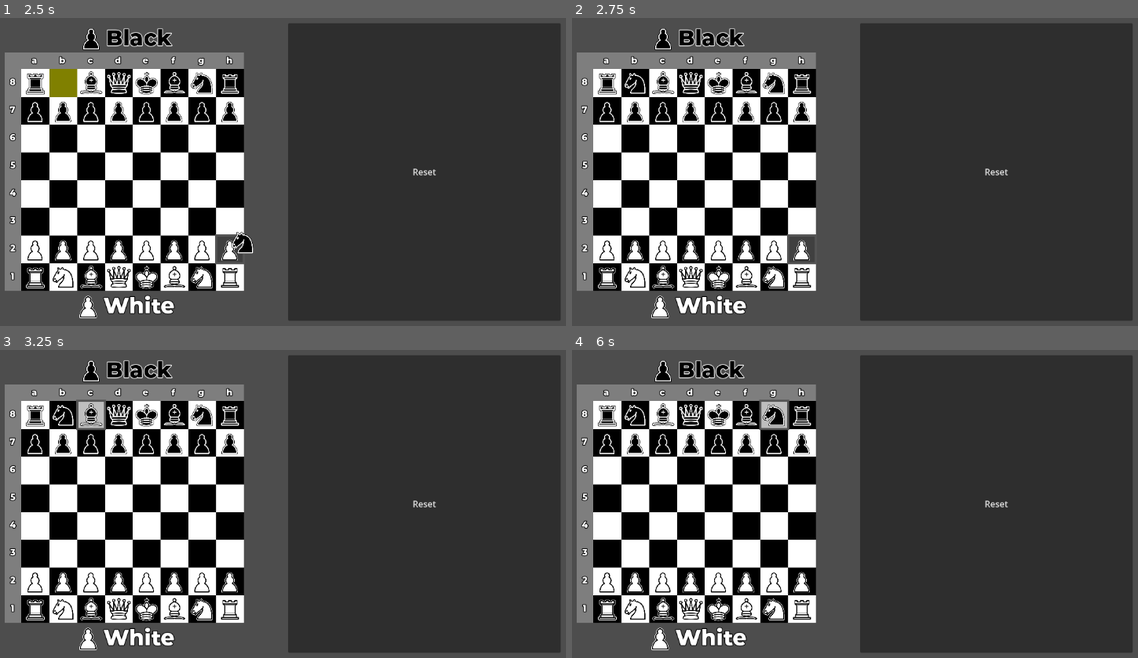
Above: before the commit, frames 1-4 (two rows, left to right).
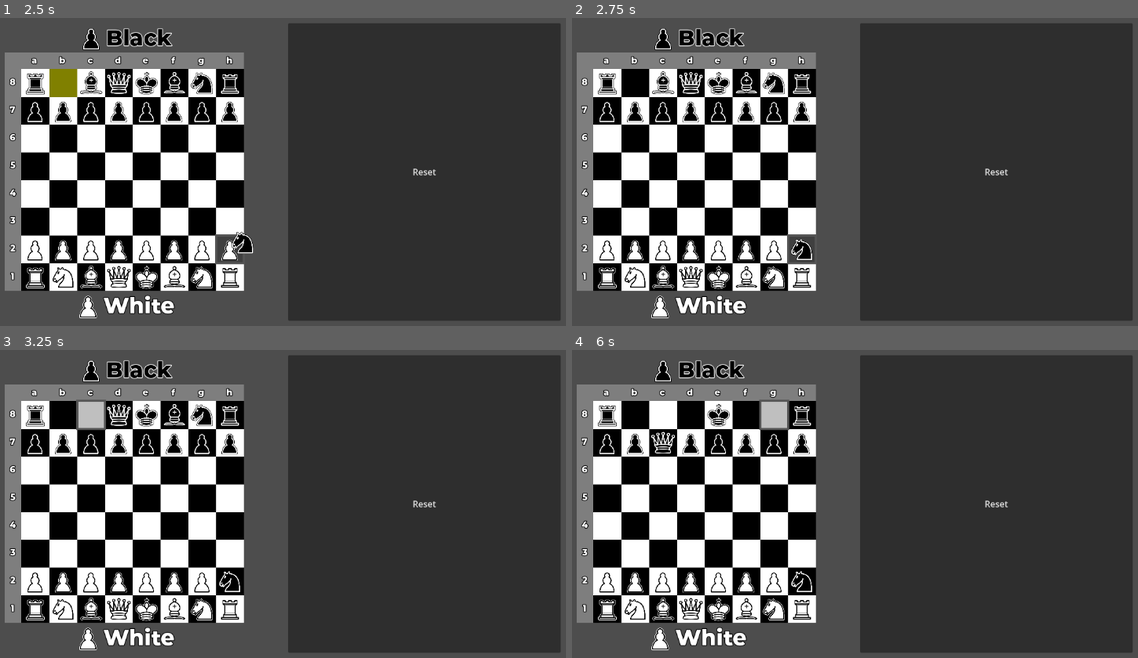
Above: after the commit, the same moments.

Repository: libardia/godot-dumb-chess
Game: Godot game, scene res://scenes/main/main.tscn
The game is run twice, just before and just after one commit, with the same random seed, the same clock (stepped at 60 frames per second) and the same inputs.
Inputs (mouse positions are in pixels of both pictures, inside the frame that each line leads up to):
- Up to frame 1 (2.5 s): tap Enter at 0.5 s; drag from (33, 82) to (339, 95) at 0.52 s; click "Reset" at 1.25 s; drag from (62, 82) to (243, 242) at 2.02 s
- Up to frame 2 (2.75 s): no input
- Up to frame 3 (3.25 s): move the mouse to (90, 414) at 2.77 s; click (90, 414) at 2.85 s
- Up to frame 4 (6 s): drag from (690, 414) to (656, 451) at 3.52 s; drag from (719, 414) to (877, 504) at 4.27 s; drag from (747, 414) to (753, 414) at 5.02 s; move the mouse to (775, 414) at 5.77 s; click (775, 414) at 5.85 s

Frame 1 is identical in both runs. In frame 2, 0.3% of the frame differs, in the area x 9-43%, y 17-79%; in frame 3, 0.4%; in frame 4, 1.0%.
Error after the commit: Invalid assignment of property or key 'ever_moved' with value of type 'bool' on a base object of type 'Nil'. (res://obj/board/board.gd:54)

Commit message:
piece legality works (probably) but movement logic is changing

Diff:
--- a/global/move_lawyer.gd
+++ b/global/move_lawyer.gd
@@ -1,4 +1,25 @@
 extends Node
+
+
+# Directions (in rank-file coords)
+const D_U := Vector2i(1, 0)
+const D_D := Vector2i(-1, 0)
+const D_L := Vector2i(0, -1)
+const D_R := Vector2i(0, 1)
+const D_UL := Vector2i(-1, 1)
+const D_UR := Vector2i(1, 1)
+const D_DL := Vector2i(-1, -1)
+const D_DR := Vector2i(-1, 1)
+const D_ALL: Array[Vector2i] = [
+    D_U, D_D, D_L, D_R,
+    D_UL, D_UR, D_DL, D_DR,
+]
+
+# Knight offsets
+const K_OFF: Array[Vector2i] = [
+    Vector2i(1, 2), Vector2i(1, -2), Vector2i(-1, 2), Vector2i(-1, -2),
+    Vector2i(2, 1), Vector2i(2, -1), Vector2i(-2, 1), Vector2i(-2, -1),
+]
 
 
 func move_is_legal(from: Board.Coord, to: Board.Coord) -> bool:
@@ -7,106 +28,140 @@
     var fp := fsq.held
     var tsq := b.square_at_coord(to)
     var tp := tsq.held
+    var _log_illegal := func(msg: String) -> void:
+        print("%s %s -> %s: %s" % [
+            Piece.Type.keys()[fp.type],
+            Board.Coord.keys()[from],
+            Board.Coord.keys()[to],
+            msg,
+        ])
 
-    # no piece to move
-    if not fp: return false
-    # not that color's turn
-    if fp.color != Globals.current_turn: return false
-    # can't capture own color
-    if fp.color == tp.color: return false
+    if from == to:
+        _log_illegal.call("No move")
+        return false
+    if not fp:
+        _log_illegal.call("No piece to move")
+        return false
+    if fp.color != Globals.current_turn:
+        _log_illegal.call("Not that color's turn")
+        return false
+    if tp and fp.color == tp.color:
+        _log_illegal.call("Can't capture same color")
+        return false
+    if not to in reachable_coords(fp):
+        _log_illegal.call("Not reachable by movement rules")
+        return false
 
     return true
 
 
-func reachable_squares(piece: Piece) -> Array[Square]:
-    var b := Globals.board
+func reachable_coords(piece: Piece) -> Array[Board.Coord]:
+    var board := Globals.board
     var coords: Array[Vector2i]
     match piece.type:
         Piece.Type.KING:
-            coords = _king_reachable_coords(piece)
+            coords = _king_reachable_coords(board, piece)
         Piece.Type.QUEEN:
-            coords = _queen_reachable_coords(piece)
+            coords = _queen_reachable_coords(board, piece)
         Piece.Type.BISHOP:
-            coords = _bishop_reachable_coords(piece)
+            coords = _bishop_reachable_coords(board, piece)
         Piece.Type.KNIGHT:
-            coords = _knight_reachable_coords(piece)
+            coords = _knight_reachable_coords(board, piece)
         Piece.Type.ROOK:
-            coords = _rook_reachable_coords(piece)
+            coords = _rook_reachable_coords(board, piece)
         Piece.Type.PAWN:
-            coords = _pawn_reachable_coords(piece)
-    var squares: Array[Square]
-    for c in coords:
-        if Board.rf_inside_board(c):
-            squares.append(b.square_at_rf(c))
-    return squares
+            coords = _pawn_reachable_coords(board, piece)
+    return coords.map(Board.rf_to_coord)
 
 
-func _king_reachable_coords(piece: Piece) -> Array[Vector2i]:
+func _king_reachable_coords(board: Board, piece: Piece) -> Array[Vector2i]:
     var coords: Array[Vector2i]
-    for dx: int in [-1, 0, 1]:
-        for dy: int in [-1, 0, 1]:
-            if dx != 0 and dy != 0:
-                var d := Vector2i(dx, dy)
-                coords.append(Board.coord_to_rf(piece.board_position) + d)
+    for dir in D_ALL:
+        var npos := Board.coord_to_rf(piece.board_position) + dir
+        if _can_move_or_capture(board, piece, npos):
+            coords.append(npos)
     return coords
 
 
-func _queen_reachable_coords(piece: Piece) -> Array[Vector2i]:
-    var coords := _bishop_reachable_coords(piece)
-    coords.append_array(_rook_reachable_coords(piece))
+func _queen_reachable_coords(board: Board, piece: Piece) -> Array[Vector2i]:
+    var coords := _bishop_reachable_coords(board, piece)
+    coords.append_array(_rook_reachable_coords(board, piece))
     return coords
 
 
-func _bishop_reachable_coords(piece: Piece) -> Array[Vector2i]:
+func _bishop_reachable_coords(board: Board, piece: Piece) -> Array[Vector2i]:
     var coords: Array[Vector2i]
-    var rf := Board.coord_to_rf(piece.board_position)
-    for i in 7:
-        coords.append_array([
-            Vector2i(rf.x + i, rf.y + i),
-            Vector2i(rf.x + i, rf.y - i),
-            Vector2i(rf.x - i, rf.y + i),
-            Vector2i(rf.x - i, rf.y - i),
-        ])
+    var ppos := Board.coord_to_rf(piece.board_position)
+    for dir: Vector2i in [D_UL, D_UR, D_DL, D_DR]:
+        for i in range(1, 8):
+            var npos := ppos + dir * i
+            if _can_move_or_capture(board, piece, npos):
+                coords.append(npos)
+            else:
+                break
     return coords
 
 
-func _knight_reachable_coords(piece: Piece) -> Array[Vector2i]:
+func _knight_reachable_coords(board: Board, piece: Piece) -> Array[Vector2i]:
     var coords: Array[Vector2i]
-    for dx: int in [-2, -1, 1, 2]:
-        var k := 3 - absi(dx)
-        for dy: int in [k, -k]:
-            var d := Vector2i(dx, dy)
-            coords.append(Board.coord_to_rf(piece.board_position) + d)
+    for off in K_OFF:
+        var npos := Board.coord_to_rf(piece.board_position) + off
+        if _can_move_or_capture(board, piece, npos):
+            coords.append(npos)
     return coords
 
 
-func _rook_reachable_coords(piece: Piece) -> Array[Vector2i]:
+func _rook_reachable_coords(board: Board, piece: Piece) -> Array[Vector2i]:
     var coords: Array[Vector2i]
-    var rf := Board.coord_to_rf(piece.board_position)
-    for i in 7:
-        coords.append_array([
-            Vector2i(rf.x + i, rf.y),
-            Vector2i(rf.x - i, rf.y),
-            Vector2i(rf.x, rf.y + i),
-            Vector2i(rf.x, rf.y - i),
-        ])
+    for dir: Vector2i in [D_U, D_D, D_L, D_R]:
+        for i in range(1, 8):
+            var npos := Board.coord_to_rf(piece.board_position) + dir * i
+            if _can_move_or_capture(board, piece, npos):
+                coords.append(npos)
     return coords
 
 
-func _pawn_reachable_coords(piece: Piece) -> Array[Vector2i]:
-    var rf := Board.coord_to_rf(piece.board_position)
-    var c := piece.color
+func _pawn_reachable_coords(board: Board, piece: Piece) -> Array[Vector2i]:
     var coords: Array[Vector2i]
 
-    var color_dir := 1 if c == Piece.ChessColor.WHITE else -1
-    var next_rank := rf.y + color_dir
-    coords = [
-        Vector2i(rf.x + 1, next_rank), # capture to the right
-        Vector2i(rf.x, next_rank), # move forward
-        Vector2i(rf.x - 1, next_rank), # capture to the left
-    ]
-    if not piece.ever_moved:
-        coords.append(
-            Vector2i(rf.x, next_rank + color_dir) # move two forward
+    var rank_dir: int
+    if piece.color == Piece.ChessColor.WHITE:
+        rank_dir = 1
+    else:
+        rank_dir = -1
+
+    var prf := Board.coord_to_rf(piece.board_position)
+    var next_rank := prf.x + rank_dir
+    var pf := prf.y
+
+    var double_advance := Vector2i(next_rank + rank_dir, pf)
+    if (
+        not piece.ever_moved and
+        Board.rf_inside_board(double_advance) and
+        not board.piece_at_rf(double_advance)
+    ):
+        coords.append(double_advance)
+
+    var advance := Vector2i(next_rank, pf)
+    if Board.rf_inside_board(advance) and not board.piece_at_rf(advance):
+        coords.append(advance)
+
+    var capture_left := Vector2i(next_rank, pf - 1)
+    var capture_right := Vector2i(next_rank, pf + 1)
+    for npos: Vector2i in [capture_left, capture_right]:
+        if Board.rf_inside_board(npos):
+            var other_piece := board.piece_at_rf(npos)
+            if other_piece and other_piece.color != piece.color:
+                coords.append(npos)
+
+    return coords
+
+
+func _can_move_or_capture(board: Board, piece: Piece, rf: Vector2i) -> bool:
+    if Board.rf_inside_board(rf):
+        var other_piece := board.piece_at_rf(rf)
+        return (
+            not other_piece or
+            other_piece.color != piece.color
         )
-    return coords
+    return false
--- a/obj/board/board.gd
+++ b/obj/board/board.gd
@@ -47,13 +47,12 @@
 
 
 func move(from: Coord, to: Coord) -> void:
-    if MoveLawyer.move_is_legal(from, to):
-        var sqf := squares[from]
-        var sqt := squares[to]
-        if sqt.held:
-            sqt.held.free()
-        sqf.held.ever_moved = true
-        sqf.held.reparent(sqt, false)
+    var sqf := squares[from]
+    var sqt := squares[to]
+    if sqt.held:
+        sqt.held.free()
+    sqf.held.ever_moved = true
+    sqf.held.reparent(sqt, false)
 
 
 func square_at_rf(rf: Vector2i) -> Square:
@@ -64,16 +63,25 @@
     return squares[coord]
 
 
+func piece_at_rf(rf: Vector2i) -> Piece:
+    return square_at_rf(rf).held
+
+
+func piece_at_coord(coord: Coord) -> Piece:
+    return square_at_coord(coord).held
+
+
 static func coord_to_rf(coord: Coord) -> Vector2i:
     @warning_ignore("integer_division")
     return Vector2i(
+        8 - (coord / 8),
         (coord % 8) + 1,
-        8 - (coord / 8),
     )
 
 
 static func rf_to_coord(rf: Vector2i) -> Coord:
-    return (8 * (rf.y - 8) + (rf.x - 1)) as Coord
+    # 8(8-x) + (y-1) => 63 - 8x + y
+    return (63 - 8*rf.x + rf.y) as Coord
 
 
 static func rf_inside_board(rf: Vector2i) -> bool:
--- a/obj/board/square.gd
+++ b/obj/board/square.gd
@@ -4,9 +4,11 @@
 
 @onready var highlight_hover: Panel = %HighlightHover
 @onready var highlight_pressed: Panel = %HighlightPressed
+@onready var highlight_legal: Panel = %HighlightLegal
 
 var coord: Board.Coord
 var board: Board
+## The piece at this square
 var held: Piece
 var _hovered: bool
 var _pressed: bool
--- a/obj/board/square.tscn
+++ b/obj/board/square.tscn
@@ -16,6 +16,9 @@
 
 [sub_resource type="StyleBoxFlat" id="StyleBoxFlat_yey04"]
 bg_color = Color(1, 1, 0, 0.5019608)
+
+[sub_resource type="StyleBoxFlat" id="StyleBoxFlat_o6eoh"]
+bg_color = Color(0.28189474, 0.45086354, 0.7998362, 0.5019608)
 
 [node name="Square" type="MarginContainer" unique_id=436727712]
 custom_minimum_size = Vector2(32, 32)
@@ -49,3 +52,11 @@
 layout_mode = 2
 mouse_filter = 2
 theme_override_styles/panel = SubResource("StyleBoxFlat_yey04")
+
+[node name="HighlightLegal" type="Panel" parent="." unique_id=57625166]
+unique_name_in_owner = true
+visible = false
+z_index = 1
+layout_mode = 2
+mouse_filter = 2
+theme_override_styles/panel = SubResource("StyleBoxFlat_o6eoh")
--- a/scenes/main/main.tscn
+++ b/scenes/main/main.tscn
@@ -2,6 +2,7 @@
 
 [ext_resource type="PackedScene" uid="uid://b6djhgmph6lda" path="res://scenes/main/cursor_follow.tscn" id="1_6q06x"]
 [ext_resource type="PackedScene" uid="uid://65hjy31oeqrk" path="res://scenes/main/player_indicator_black.tscn" id="1_l3cfh"]
+[ext_resource type="Script" uid="uid://crtuw8x7uh1a0" path="res://scenes/main/test.gd" id="1_ow5a4"]
 [ext_resource type="PackedScene" uid="uid://c27y5pk1sjr1p" path="res://obj/board/board.tscn" id="2_6q06x"]
 [ext_resource type="PackedScene" uid="uid://bj2odlx6jk2op" path="res://scenes/main/player_indicator_white.tscn" id="3_k2fmo"]
 [ext_resource type="Script" uid="uid://it4ldjfv46cd" path="res://scenes/main/reset_button.gd" id="4_l3cfh"]
@@ -13,6 +14,7 @@
 anchor_bottom = 1.0
 grow_horizontal = 2
 grow_vertical = 2
+script = ExtResource("1_ow5a4")
 
 [node name="CursorFollow" parent="." unique_id=1412999318 instance=ExtResource("1_6q06x")]
 layout_mode = 0
--- /dev/null
+++ b/scenes/main/test.gd
@@ -0,0 +1,13 @@
+extends Control
+
+#
+#func _ready() -> void:
+    #for c: Board.Coord in Board.Coord.values():
+        #var rf := Board.coord_to_rf(c)
+        #var c2 := Board.rf_to_coord(rf)
+        #print("%s, %s, %s" % [
+                #Board.Coord.keys()[c],
+                #rf,
+                #Board.Coord.keys()[c2],
+            #]
+        #)
Not shown, added: scenes/main/test.gd.uid
